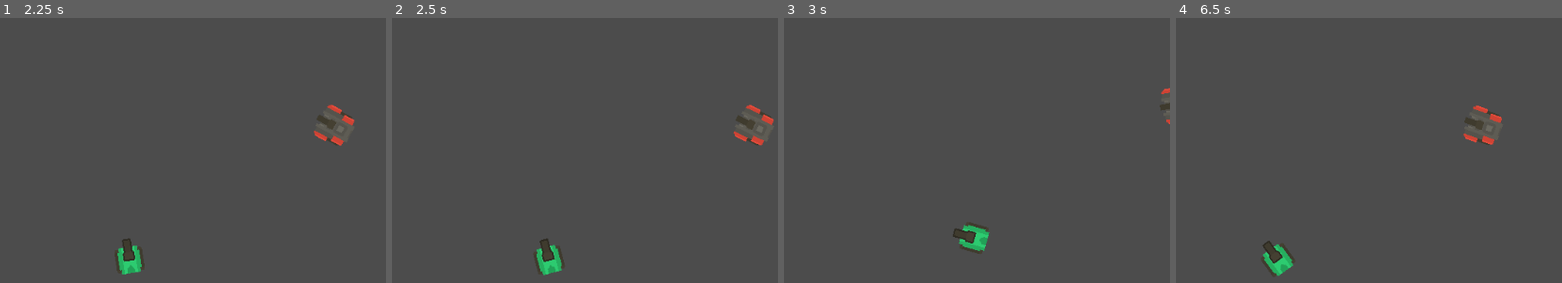
Above: before the commit, frames 1-4 (left to right).
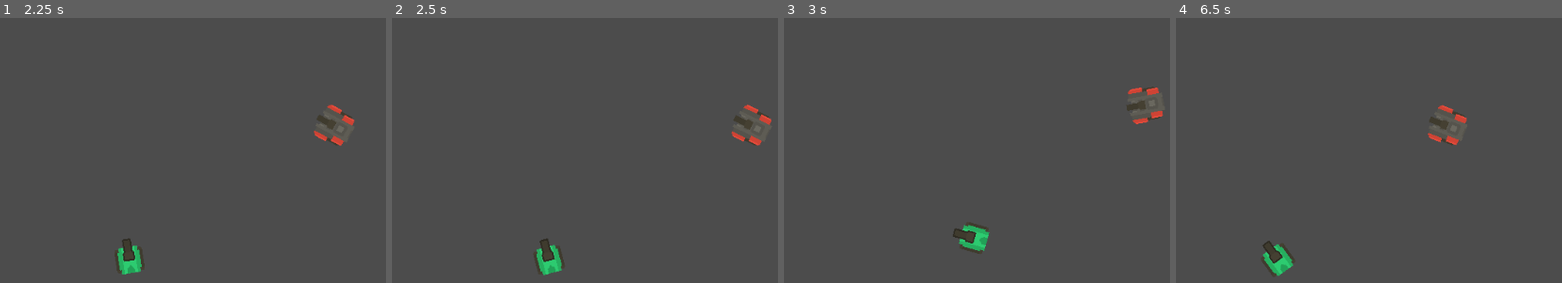
Above: after the commit, the same moments.

Repository: soapmactavish23/rogue_tank
Game: Godot game, scene res://scenes/test_area.tscn
The game is run twice, just before and just after one commit, with the same random seed, the same clock (stepped at 60 frames per second) and the same inputs.
Inputs (mouse positions are in pixels of both pictures, inside the frame that each line leads up to):
- Up to frame 1 (2.25 s): tap Enter at 0.5 s; move the mouse to (173, 68) at 0.52 s; hold Right (ui_right) 0.53-1.28 s; move the mouse to (outside the picture) at 1.27 s; hold Down (ui_down) 1.28-2.03 s; move the mouse to (outside the picture) at 2.02 s; hold Right (ui_right) from 2.03 s (still down)
- Up to frame 2 (2.5 s): keep holding Right (ui_right)
- Up to frame 3 (3 s): move the mouse to (outside the picture) at 2.77 s; release Right (ui_right) at 2.78 s; hold Up (ui_up) from 2.78 s (still down)
- Up to frame 4 (6.5 s): move the mouse to (1411, 155) at 3.52 s; release Up (ui_up) at 3.53 s; hold Left (ui_left) 3.53-5.03 s; move the mouse to (outside the picture) at 4.27 s; move the mouse to (1222, 89) at 5.02 s; hold Down (ui_down) 5.03-5.78 s; move the mouse to (outside the picture) at 5.77 s; hold Right (ui_right) from 5.78 s (still down)

Frame 1 is identical in both runs. In frame 2, 0.3% of the frame differs, in the area x 87-100%, y 32-49%; in frame 3, 0.6%; in frame 4, 1.0%, in the area x 65-85%, y 32-48%.

Commit message:
Paredes e física com layers e masks

Diff:
--- a/project.godot
+++ b/project.godot
@@ -36,6 +36,12 @@
 , Object(InputEventMouseButton,"resource_local_to_scene":false,"resource_name":"","device":0,"alt":false,"shift":false, …(202 unchanged characters)…
  ]
 
+[layer_names]
+
+2d_physics/layer_1="player"
+2d_physics/layer_2="enemy"
+2d_physics/layer_3="wall"
+
 [rendering]
 
 environment/default_environment="res://default_env.tres"
--- a/scenes/bullet.tscn
+++ b/scenes/bullet.tscn
@@ -74,7 +74,7 @@
 anim_loop = false
 _sections_unfolded = [ "Color" ]
 
-[node name="bullet" type="Area2D" index="0" groups=[
+[node name="bullet" type="Area2D" groups=[
 "cannon_bullets",
 ]]
 
--- a/scenes/tank.tscn
+++ b/scenes/tank.tscn
@@ -50,14 +50,14 @@
 "values": [ true, false ]
 }
 
-[node name="Tank" type="KinematicBody2D"]
+[node name="Tank" type="KinematicBody2D" index="0"]
 
 input_pickable = false
 collision_layer = 1
-collision_mask = 1
+collision_mask = 5
 collision/safe_margin = 0.08
 script = ExtResource( 1 )
-_sections_unfolded = [ "Transform" ]
+_sections_unfolded = [ "Collision", "Transform" ]
 body = 0
 barrel = 0
 
--- a/scenes/test_area.tscn
+++ b/scenes/test_area.tscn
@@ -1,15 +1,59 @@
-[gd_scene load_steps=2 format=2]
+[gd_scene load_steps=3 format=2]
 
 [ext_resource path="res://scenes/tank.tscn" type="PackedScene" id=1]
+
+[sub_resource type="RectangleShape2D" id=1]
+
+custom_solver_bias = 0.0
+extents = Vector2( 516.197, 10 )
 
 [node name="test_area" type="Node"]
 
 [node name="Tank" parent="." index="0" instance=ExtResource( 1 )]
 
 position = Vector2( 532, 419 )
+_sections_unfolded = [ "Collision", "Transform" ]
 
 [node name="Tank2" parent="." index="1" instance=ExtResource( 1 )]
 
 position = Vector2( 812.237, 236.71 )
 body = 1
 barrel = 1
+
+[node name="walls" type="StaticBody2D" parent="." index="2"]
+
+input_pickable = false
+collision_layer = 4
+collision_mask = 0
+constant_linear_velocity = Vector2( 0, 0 )
+constant_angular_velocity = 0.0
+friction = 1.0
+bounce = 0.0
+_sections_unfolded = [ "Collision" ]
+
+[node name="wall" type="CollisionShape2D" parent="walls" index="0"]
+
+position = Vector2( 516.512, 5.10077 )
+shape = SubResource( 1 )
+_sections_unfolded = [ "Transform" ]
+
+[node name="wall2" type="CollisionShape2D" parent="walls" index="1"]
+
+position = Vector2( 6.42803, 300.097 )
+rotation = 1.5708
+scale = Vector2( 0.558714, 1 )
+shape = SubResource( 1 )
+_sections_unfolded = [ "Transform" ]
+
+[node name="wall3" type="CollisionShape2D" parent="walls" index="2"]
+
+position = Vector2( 1023.18, 306.243 )
+rotation = 1.5708
+scale = Vector2( 0.594246, 1 )
+shape = SubResource( 1 )
+_sections_unfolded = [ "Transform" ]
+
+[node name="wall4" type="CollisionShape2D" parent="walls" index="3"]
+
+position = Vector2( 513.211, 600.811 )
+shape = SubResource( 1 )
--- a/scripts/tank.gd
+++ b/scripts/tank.gd
@@ -70,7 +70,7 @@
 
 
 
-	translate(Vector2(dir_x, dir_y) * delta * speed)
+	move_and_slide(Vector2(dir_x, dir_y) * speed)
 
 func set_body(val):
 	body = val
